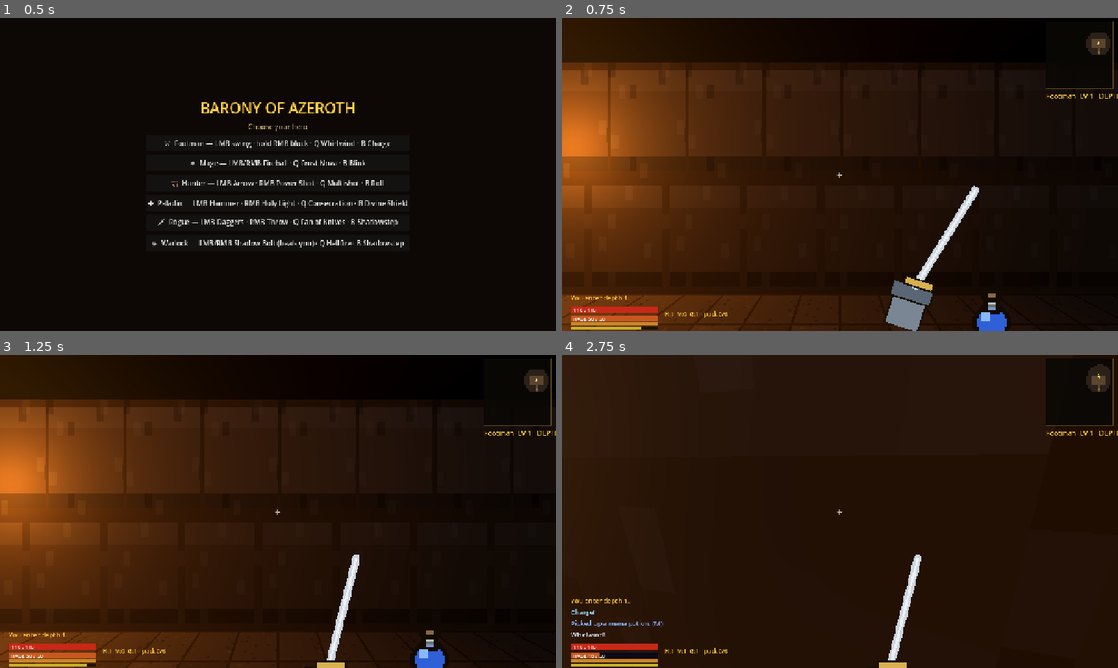
Above: before the commit, frames 1-4 (two rows, left to right).
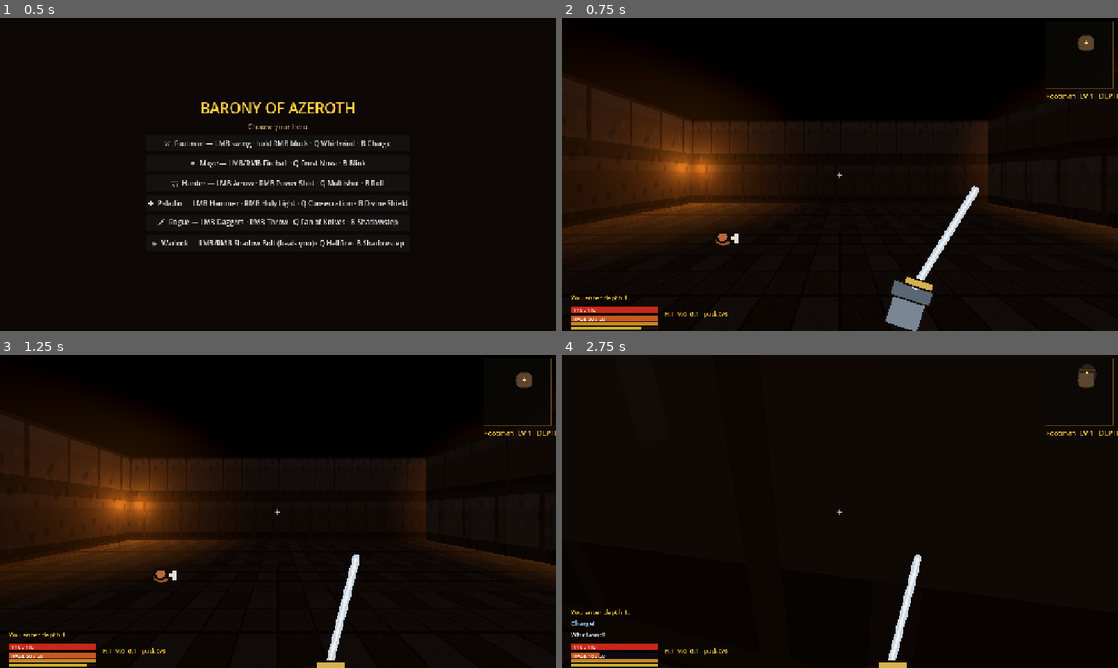
Above: after the commit, the same moments.

Repository: tisSoFluffy/barony
Game: Godot game, scene res://scenes/Main.tscn
Same seed, same stepped clock (60 frames per second), same inputs: the game is played once before the commit and once after it.
Inputs (mouse positions are in pixels of both pictures, inside the frame that each line leads up to):
- Up to frame 1 (0.5 s): no input
- Up to frame 2 (0.75 s): click "⚔ Footman — LMB swing · hold …" at 0.5 s
- Up to frame 3 (1.25 s): no input
- Up to frame 4 (2.75 s): tap Enter at 1.25 s; move the mouse to (867, 511) at 1.27 s; hold W (move_forward) from 1.28 s (still down); tap B (ability_b) at 1.35 s; move the mouse to (812, 511) at 2.02 s; tap Q (ability_q) at 2.1 s

Frame 1 is identical in both runs. In frame 2, 48% of the frame differs, in the area x 0-100%, y 0-100%; in frame 3, 49%; in frame 4, 40%.

Commit message:
Scale up dungeon environment for Dark Souls feel
Map 36→72 tiles, rooms 4-8→8-18 tiles, up to 14 rooms, 3-tile padding.
Corridors widened to 2 tiles so hallways have room to fight in.
Enemy start exclusion radius bumped from 6→10 tiles (bigger start room).
Wall height 3.0→4.5 units for imposing, cathedral-like ceilings.
Camera FOV 78→90 for immersive wide-space feel.
Minimap fully dynamic: ms read from level.w, CELL 4→2 to keep same pixel
footprint (72*2=144 = same as 36*4), REVEAL_R 7→10 for larger spaces.
HUD reads minimap.size.x instead of hardcoded Minimap.MS class constant.

Co-Authored-By: Claude Sonnet 4.6 <noreply@anthropic.com>

Diff:
--- a/godot/scripts/Dungeon.gd
+++ b/godot/scripts/Dungeon.gd
@@ -3,7 +3,7 @@
 ## Pure-logic procedural dungeon generator, ported from the web build's genLevel().
 ## All randomness routes through Util.* (seeded) so floors are reproducible.
 
-const MS := 36
+const MS := 72
 
 static func _in_bounds(x: int, y: int) -> bool:
 	return x >= 0 and x < MS and y >= 0 and y < MS
@@ -37,17 +37,17 @@
 	var enemies: Array = []
 	var items: Array = []
 
-	# carve rooms
+	# carve rooms — larger chambers for DS feel
 	var attempts := 0
-	while attempts < 60 and rooms.size() < 9:
+	while attempts < 200 and rooms.size() < 14:
 		attempts += 1
-		var w := Util.ri(4, 8)
-		var h := Util.ri(4, 8)
-		var x := Util.ri(2, MS - w - 3)
-		var y := Util.ri(2, MS - h - 3)
+		var w := Util.ri(8, 18)
+		var h := Util.ri(8, 18)
+		var x := Util.ri(3, MS - w - 4)
+		var y := Util.ri(3, MS - h - 4)
 		var ok := true
 		for r in rooms:
-			if x < r.x + r.w + 2 and x + w + 2 > r.x and y < r.y + r.h + 2 and y + h + 2 > r.y:
+			if x < r.x + r.w + 3 and x + w + 3 > r.x and y < r.y + r.h + 3 and y + h + 3 > r.y:
 				ok = false
 				break
 		if not ok:
@@ -57,7 +57,7 @@
 			for xx in range(x, x + w):
 				_set_tile(tiles, xx, yy, 0)
 
-	# corridors between consecutive rooms
+	# corridors — 2 tiles wide for DS hallway feel
 	for i in range(1, rooms.size()):
 		var ax := int(rooms[i - 1].cx)
 		var ay := int(rooms[i - 1].cy)
@@ -65,11 +65,14 @@
 		var by := int(rooms[i].cy)
 		while ax != bx:
 			_set_tile(tiles, ax, ay, 0)
+			_set_tile(tiles, ax, ay + 1, 0)
 			ax += 1 if ax < bx else -1
 		while ay != by:
 			_set_tile(tiles, ax, ay, 0)
+			_set_tile(tiles, ax + 1, ay, 0)
 			ay += 1 if ay < by else -1
 		_set_tile(tiles, ax, ay, 0)
+		_set_tile(tiles, ax + 1, ay, 0)
 
 	# wall variety
 	for i in range(MS * MS):
@@ -108,7 +111,7 @@
 		var r: Dictionary = rooms[Util.ri(1, rooms.size() - 1)]
 		var ex: float = Util.rf(r.x + 0.8, r.x + r.w - 0.8)
 		var ey: float = Util.rf(r.y + 0.8, r.y + r.h - 0.8)
-		if dist2(ex, ey, start.x, start.y) < 36.0:
+		if dist2(ex, ey, start.x, start.y) < 100.0:
 			continue
 		enemies.append({ "type": Util.weighted(pool), "pos": Vector2(ex, ey), "has_key": false })
 
--- a/godot/scripts/Player.gd
+++ b/godot/scripts/Player.gd
@@ -99,7 +99,7 @@
 	add_child(col)
 	cam = Camera3D.new()
 	cam.position = Vector3(0, 0.55, 0)
-	cam.fov = 78
+	cam.fov = 90
 	add_child(cam)
 	if not OS.has_feature("headless"):
 		Input.mouse_mode = Input.MOUSE_MODE_CAPTURED
--- a/godot/scripts/World.gd
+++ b/godot/scripts/World.gd
@@ -4,7 +4,7 @@
 ## ceiling, instanced walls (visual via MultiMesh, collision via StaticBody),
 ## and torch lights. Billboards for actors/items are added by Game.
 
-const WALL_H := 3.0
+const WALL_H := 4.5
 
 var level: Dictionary
 var _doors: Dictionary = {}   # Vector2i → [MeshInstance3D, StaticBody3D]
--- a/godot/scripts/ui/HUD.gd
+++ b/godot/scripts/ui/HUD.gd
@@ -223,7 +223,7 @@
 	cons_label.position = Vector2(bx + bw + 16, by + 8)
 
 	# minimap — top-right corner; info label sits just below it
-	var mm_w := Minimap.MS * Minimap.CELL + Minimap.PAD * 2
+	var mm_w := minimap.size.x
 	minimap.position = Vector2(vs.x - mm_w - 12, 8)
 	info.text = "%s  LV %d   DEPTH %d" % [player.def.name, player.level, Game.instance.depth]
 	info.position = Vector2(vs.x - mm_w - 12, mm_w + 14)
--- a/godot/scripts/ui/Minimap.gd
+++ b/godot/scripts/ui/Minimap.gd
@@ -4,10 +4,9 @@
 ## live enemies, and key items (stairs, portal, shop).  Revealed area grows as
 ## the player explores; unvisited tiles stay dark.
 
-const MS      := 36    # must match Dungeon.MS
-const CELL    := 4     # screen pixels per dungeon tile
+const CELL    := 2     # screen pixels per dungeon tile
 const PAD     := 5     # border padding (pixels)
-const REVEAL_R := 7.0  # fog-of-war reveal radius (tiles)
+const REVEAL_R := 10.0  # fog-of-war reveal radius (tiles)
 
 # tile colours
 const C_WALL   := Color(0.17, 0.13, 0.10)
@@ -17,17 +16,19 @@
 const C_BG     := Color(0.04, 0.03, 0.02, 0.88)
 const C_BORDER := Color(0.50, 0.38, 0.16, 0.70)
 
+var ms: int = 1          # set in setup() from level.w
 var _tiles: PackedByteArray
 var _explored: PackedByteArray   # 1 = tile has been seen
 
 func _ready() -> void:
 	mouse_filter = Control.MOUSE_FILTER_IGNORE
-	size = Vector2(MS * CELL + PAD * 2, MS * CELL + PAD * 2)
 
 func setup(level: Dictionary) -> void:
+	ms = level.w
 	_tiles = level.tiles
 	_explored = PackedByteArray()
-	_explored.resize(MS * MS)
+	_explored.resize(ms * ms)
+	size = Vector2(ms * CELL + PAD * 2, ms * CELL + PAD * 2)
 
 func _process(_dt: float) -> void:
 	if _tiles.is_empty():
@@ -41,15 +42,15 @@
 func _reveal(px: float, pz: float) -> void:
 	var r2 := REVEAL_R * REVEAL_R
 	var x0 := maxi(0, int(px - REVEAL_R) - 1)
-	var x1 := mini(MS - 1, int(px + REVEAL_R) + 1)
+	var x1 := mini(ms - 1, int(px + REVEAL_R) + 1)
 	var y0 := maxi(0, int(pz - REVEAL_R) - 1)
-	var y1 := mini(MS - 1, int(pz + REVEAL_R) + 1)
+	var y1 := mini(ms - 1, int(pz + REVEAL_R) + 1)
 	for ty in range(y0, y1 + 1):
 		for tx in range(x0, x1 + 1):
 			var dx := tx + 0.5 - px
 			var dy := ty + 0.5 - pz
 			if dx * dx + dy * dy <= r2:
-				_explored[ty * MS + tx] = 1
+				_explored[ty * ms + tx] = 1
 
 func _draw() -> void:
 	if _tiles.is_empty():
@@ -58,12 +59,12 @@
 	draw_rect(Rect2(Vector2.ZERO, size), C_BG)
 
 	# tiles
-	for ty in range(MS):
-		for tx in range(MS):
-			if _explored[ty * MS + tx] == 0:
+	for ty in range(ms):
+		for tx in range(ms):
+			if _explored[ty * ms + tx] == 0:
 				continue
 			var col: Color
-			match _tiles[ty * MS + tx]:
+			match _tiles[ty * ms + tx]:
 				0: col = C_FLOOR
 				8: col = C_DOOR
 				9: col = C_LOCKED
@@ -86,9 +87,9 @@
 			_: continue
 		var wp: Vector3 = it.pos
 		var ix := int(wp.x); var iz := int(wp.z)
-		if ix < 0 or iz < 0 or ix >= MS or iz >= MS:
+		if ix < 0 or iz < 0 or ix >= ms or iz >= ms:
 			continue
-		if _explored[iz * MS + ix] == 0:
+		if _explored[iz * ms + ix] == 0:
 			continue
 		draw_circle(Vector2(PAD + wp.x * CELL, PAD + wp.z * CELL), 2.5, col)
 
@@ -99,9 +100,9 @@
 		var ex := en.global_position.x
 		var ez := en.global_position.z
 		var eix := int(ex); var eiz := int(ez)
-		if eix < 0 or eiz < 0 or eix >= MS or eiz >= MS:
+		if eix < 0 or eiz < 0 or eix >= ms or eiz >= ms:
 			continue
-		if _explored[eiz * MS + eix] == 0:
+		if _explored[eiz * ms + eix] == 0:
 			continue
 		draw_circle(Vector2(PAD + ex * CELL, PAD + ez * CELL), 2.0, Color(0.90, 0.20, 0.16))
 
